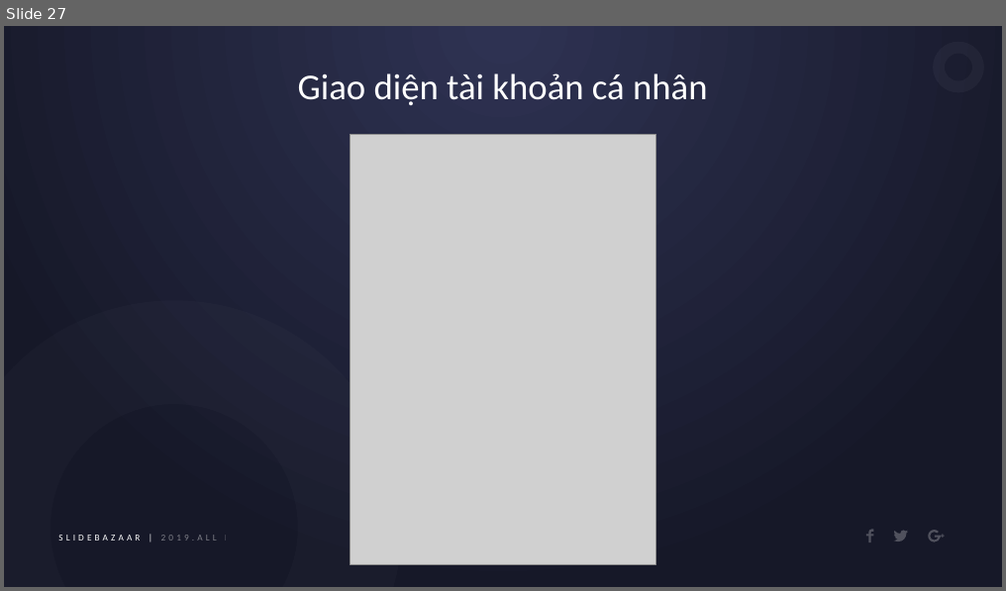
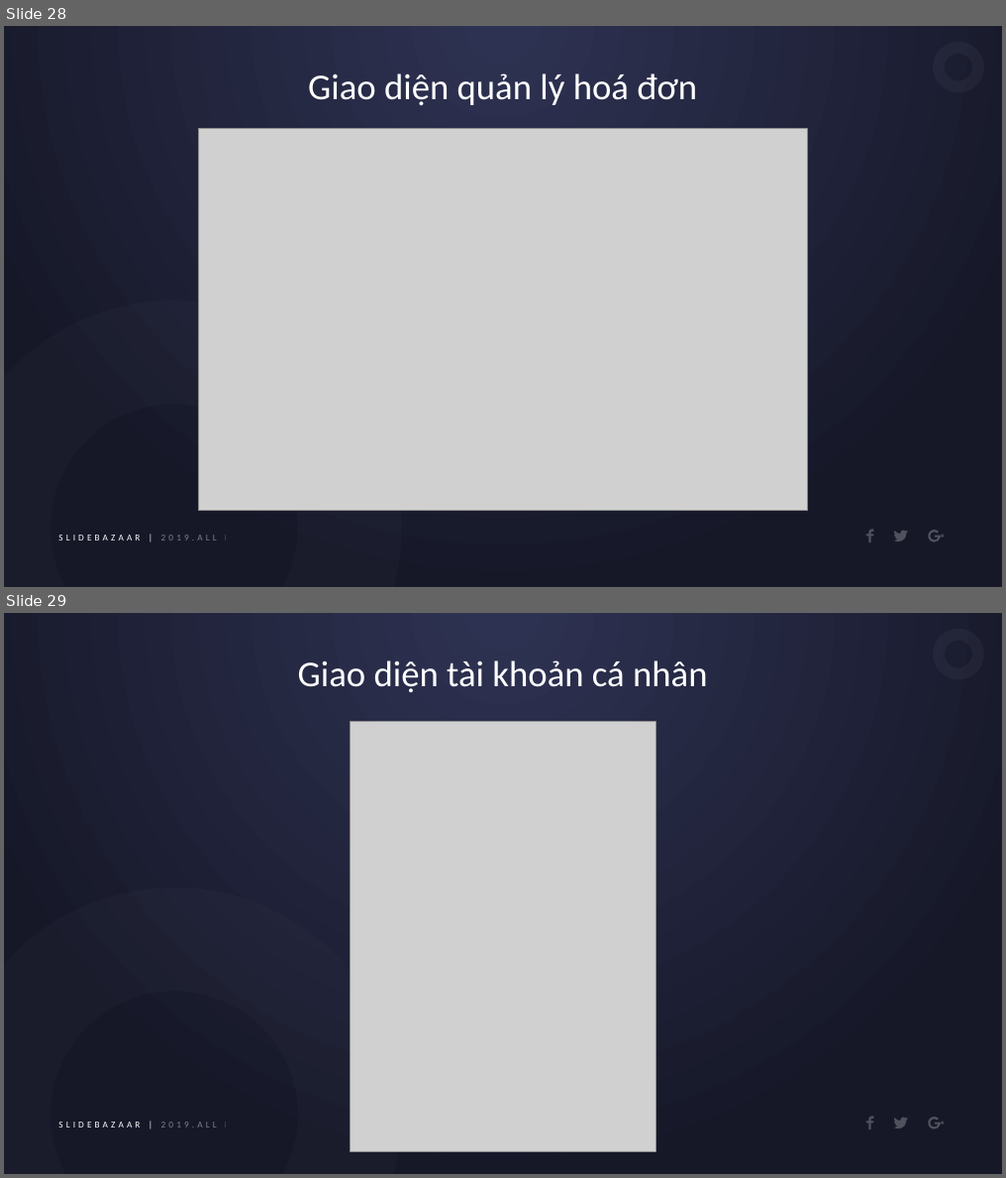
Before and after one commit to H2Q318/HQN-Team, a slide deck: Documents/BaoCao/SlidePBL3.pptx. Shown one above the other, each under a label of ours: slide 27 before the commit, slides 28 and 29 after it. The pictures are 1006x591 and 1006x1178 pixels, drawn with LibreOffice and Linux fonts; fonts in the diff are those of the drawing; grey boxes stand for pictures. Boxes give left, top, right and bottom in pixels: in the first picture for what was removed or moved away, otherwise in the second. Text is boxed around its words. In the diff, an @@ line names an element or a change of style, - is before the commit and + after.

```diff
--- a/Documents/BaoCao/SlidePBL3.pptx
+++ b/Documents/BaoCao/SlidePBL3.pptx
@@ slide 28 added at (4,26,1002,587), background gradient #2E3252 to #161828; not listed: 7 template elements that a slide beside it also shows @@
@@ text added at (308,74,697,106), 35 pt, text #FFFFFF @@
+Giao diện quản lý hoá đơn
@@ picture added at (199,129,808,510) @@
@@ what was slide 27 is now slide 29 @@
```
Also in this commit, not shown: 1 other slide added.
